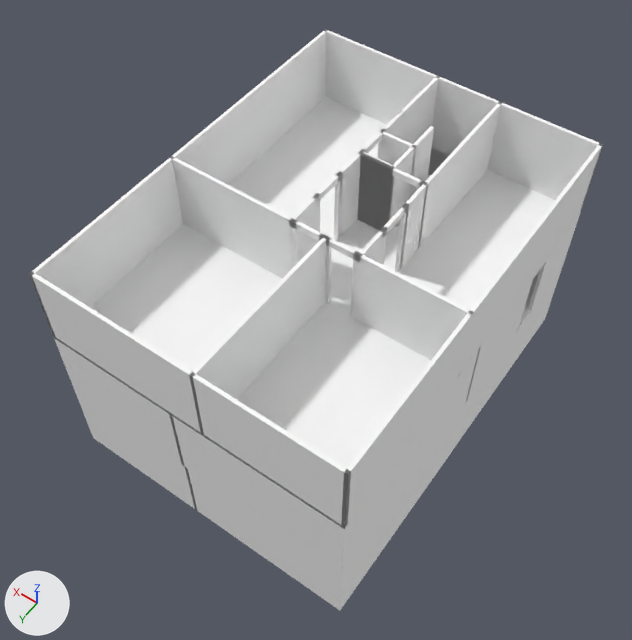
The glTF model public/models/all-floors.gltf as it was, and as the next commit left it.
Camera for both pictures: a 50 mm lens placed at (-0.579, 0.816, 1.278), pointed at (-0.024, 0.039, 0.057). Lighting does not change. The marker at lower left points along +X, +Y and +Z. The picture after the commit comes second. Where no turn or scale is listed for an object, it has been applied to the vertices. Vertices at exactly the same position are counted once.

Names of what the first picture shows: 'EWall', 'ExteriorWalls', 'NWall', 'SWall.007', 'WWall', 'Wall1', 'Wall3', 'cube', 'cube.038', 'cube.039', 'cube.040', 'cube.041', 'cube.042' and 27 more.
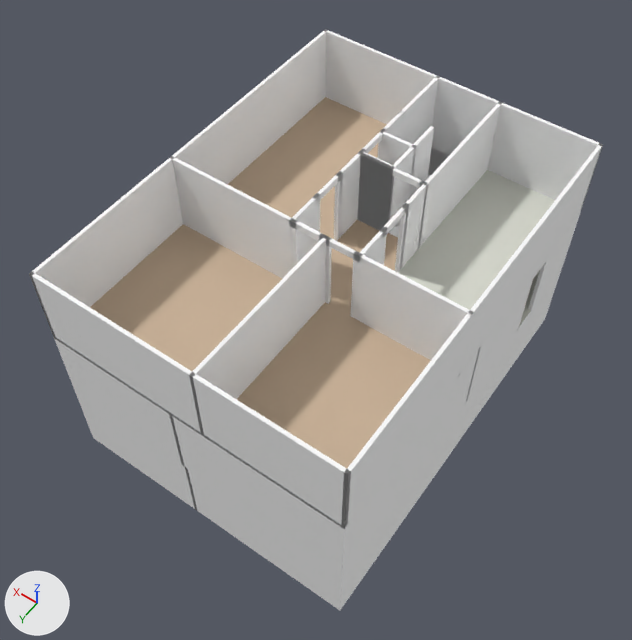
Commit message: Floor colours: hardwood / linoleum (east kitchen) / concrete

Location of each change, (x1, y1, x2, y2) in pixels of the pictures (632 x 640 px):
part 1 of me_mesh_99, recoloured (white to beige): (330, 220, 398, 313) in both
part 2 of me_mesh_107, recoloured (white to beige): (90, 224, 282, 371) in both
part 3 of me_mesh_108, recoloured (white to light grey): (398, 170, 555, 310) in both
part 4 of me_mesh_109, reshaped: (237, 302, 431, 468) in both
part 5 of me_mesh_110, recoloured (white to beige): (228, 97, 387, 239) in both

Patch to the scene script:
```diff
--- a/public/models/all-floors.gltf.py
+++ b/public/models/all-floors.gltf.py
@@ mat_floor_hardwood @@
+mat_floor_hardwood = principled_material('floor_hardwood')
+mat_floor_hardwood.base_color = (0.604, 0.451, 0.314)  # beige #ccb398
+mat_floor_hardwood.roughness = 0.7
@@ mat_floor_linoleum @@
+mat_floor_linoleum = principled_material('floor_linoleum')
+mat_floor_linoleum.base_color = (0.71, 0.722, 0.643)  # light grey #dbddd2
+mat_floor_linoleum.roughness = 0.45
@@ me_mesh_99 @@
 me_mesh_99.from_pydata(...)  # 8 vertices, 12 faces; spans x -0.094..0.031, y -0.125..0.062, z -0.031..-0.025
 # used by ob_cube_038; location = (-0.031, 0.0, 0.188)
+# me_mesh_99 part 1: 2 faces spanning x -0.094..0.031, y -0.125..0.062, z -0.025 switch from mat_material_2 (white #ffffff) to mat_floor_hardwood (beige #ccb398)
@@ me_mesh_107 @@
 me_mesh_107.from_pydata(...)  # 8 vertices, 12 faces; spans x -0.062..0.25, y -0.25..0.062, z 0.0..0.006
 # used by ob_cube_039; location = (0.0, 0.312, 0.156)
+# me_mesh_107 part 2: 2 faces spanning x -0.062..0.25, y -0.25..0.062, z 0.006 switch from mat_material_8 to mat_floor_hardwood (beige #ccb398)
@@ me_mesh_108 @@
 me_mesh_108.from_pydata(...)  # 8 vertices, 12 faces; spans x -0.062..0.125, y -0.375..0.062, z 0.0..0.006
 # used by ob_cube_040; location = (-0.25, 0.0, 0.156)
+# me_mesh_108 part 3: 2 faces spanning x -0.062..0.125, y -0.375..0.062, z 0.006 switch from mat_material_0 (white #ffffff) to mat_floor_linoleum (light grey #dbddd2)
@@ me_mesh_109 @@
 # used by ob_cube_041; location = (-0.25, 0.312, 0.156)
 # verts and faces of me_mesh_109; kept vertices keep their numbers, new ones are numbered from 8
 # before: 0 (0.188, -0.25, 0.006), 1 (0.188, 0.062, 0.006) at pixel (204, 434), 4 (-0.062, 0.062, 0.006) at pixel (345, 527), 5 (-0.062, -0.25, 0.006) at pixel (459, 373)
-me_mesh_109.from_pydata(...)  # 8 vertices, 12 faces; spans x -0.062..0.188, y -0.25..0.062, z 0.0..0.006
+me_mesh_109.from_pydata(...)  # 11 vertices, 16 faces; spans x -0.062..0.188, y -0.25..0.062, z 0.0..0.006
+# me_mesh_109 part 4
+delete_faces([(1, 4, 5), (0, 1, 5)])
+verts[8] = (0.125, 0.062, 0.006)  # pixel (237, 456)
+verts[9] = (0.125, -0.016, 0.006)  # pixel (270, 418)
+verts[10] = (0.125, -0.25, 0.006)
+faces += [(4, 5, 8), (5, 9, 8), (1, 8, 9), (5, 10, 9), (0, 9, 10), (0, 1, 9)]  # mat_floor_hardwood (beige #ccb398)
 me_mesh_109.materials.append(mat_material_2)
+me_mesh_109.materials.append(mat_floor_hardwood)  # beige #ccb398
@@ me_mesh_110 @@
 me_mesh_110.from_pydata(...)  # 8 vertices, 12 faces; spans x -0.062..0.188, y -0.375..0.062, z 0.0..0.006
 # used by ob_cube_042; location = (0.062, 0.0, 0.156)
+# me_mesh_110 part 5: 2 faces spanning x -0.062..0.188, y -0.375..0.062, z 0.006 switch from mat_material_8 to mat_floor_hardwood (beige #ccb398)
```
